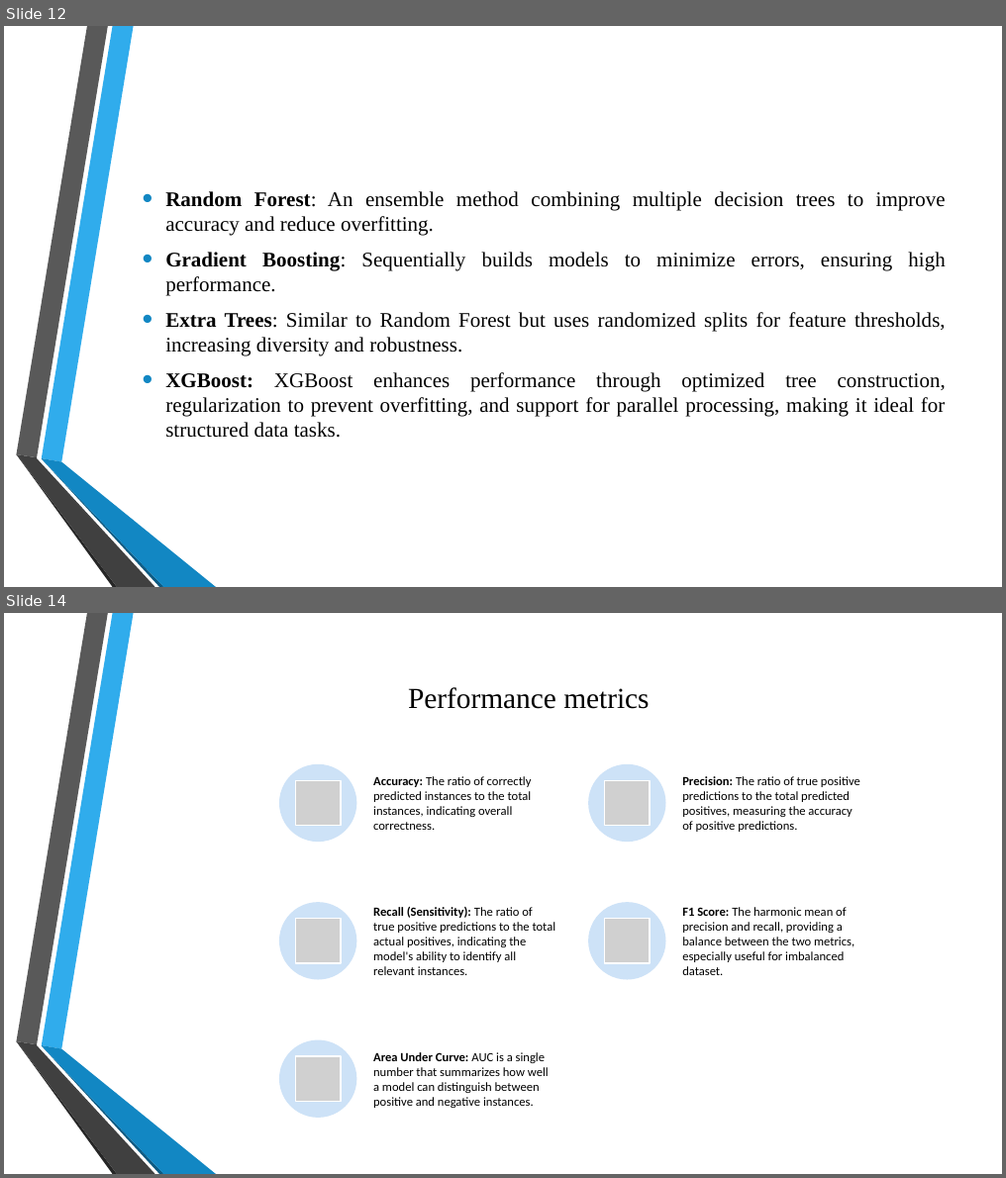
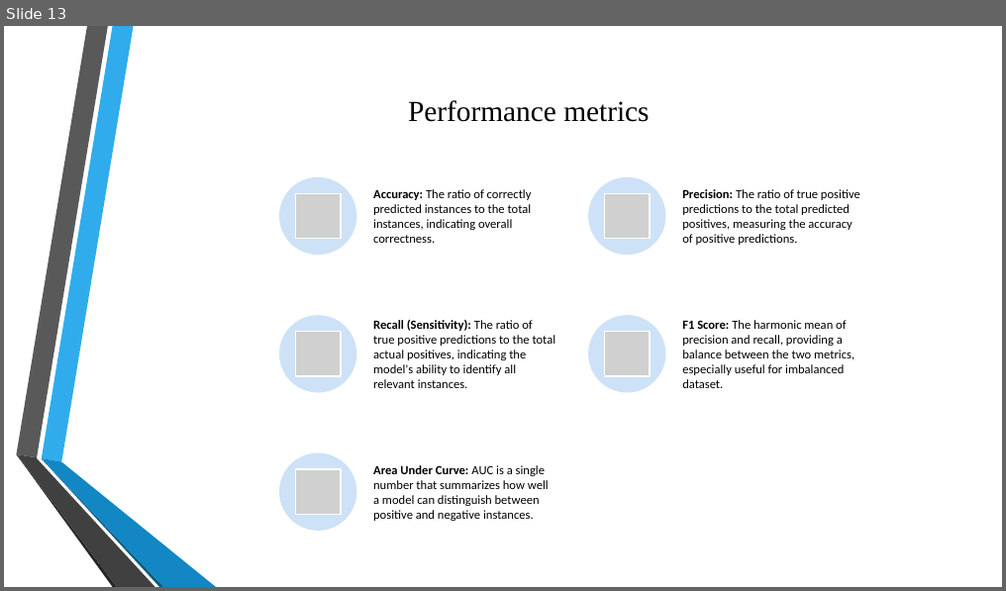
Before and after one commit to prakharmauryas/GlucoSense_Infosys_Internship_Nov2024, a slide deck: Sriraj-Penjerla/Presentation_Glucosense.pptx. Shown one above the other, each under a label of ours: slides 12 and 14 before the commit, slide 13 after it; the slides between them are not shown. The pictures are 1006x1178 and 1006x591 pixels, drawn with LibreOffice and Linux fonts; fonts in the diff are those of the drawing; grey boxes stand for pictures; background and template pictures are left out. Boxes give left, top, right and bottom in pixels: in the first picture for what was removed or moved away, otherwise in the second. Text is boxed around its words. In the diff, an @@ line names an element or a change of style, - is before the commit and + after.

```diff
--- a/Sriraj-Penjerla/Presentation_Glucosense.pptx
+++ b/Sriraj-Penjerla/Presentation_Glucosense.pptx
@@ slide 12 removed at <box>4,26,1002,587</box>, background picture (left out); not listed: 6 template elements that a slide beside it also shows @@
@@ text removed at <box>165,191,945,438</box> @@
-• Random Forest: An ensemble method combining multiple decision trees to improve accuracy and reduce overfitting.
-• Gradient Boosting: Sequentially builds models to minimize errors, ensuring high performance.
-• Extra Trees: Similar to Random Forest but uses randomized splits for feature thresholds, increasing diversity and robustness.
-• XGBoost: XGBoost enhances performance through optimized tree construction, regularization to prevent overfitting, and support for parallel processing, making it ideal for structured data tasks.
@@ what was slide 14 is now slide 13 @@
```
Also in this commit, not shown: 6 slides changed.
